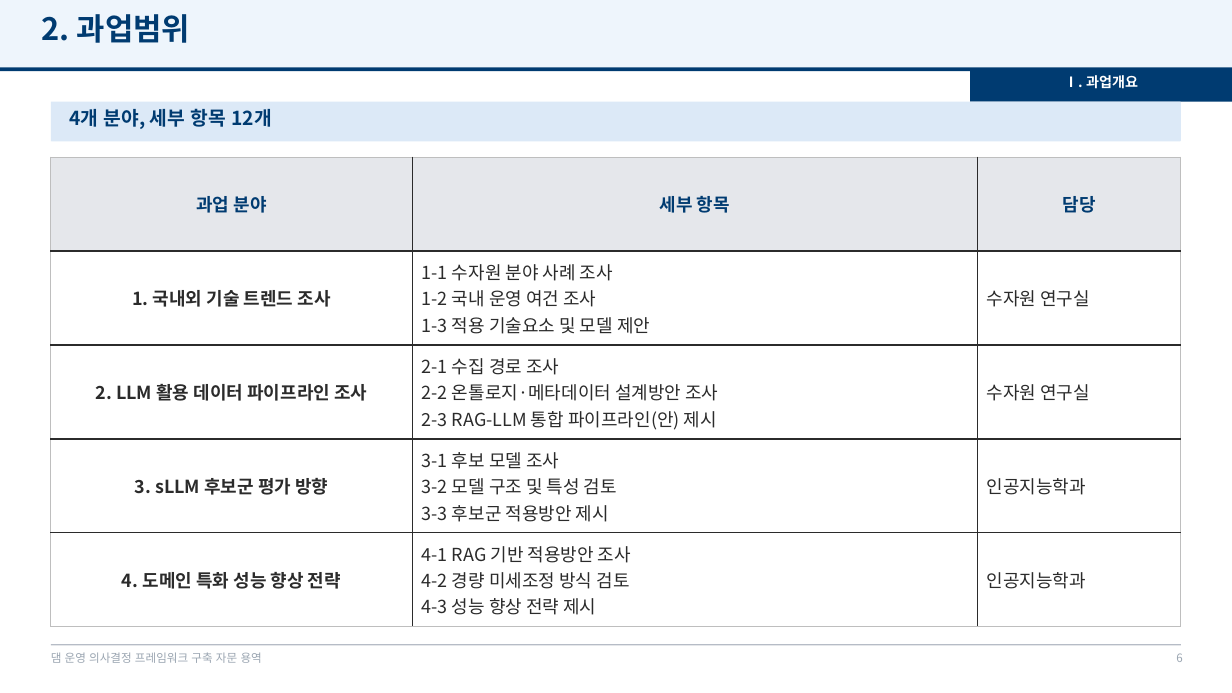
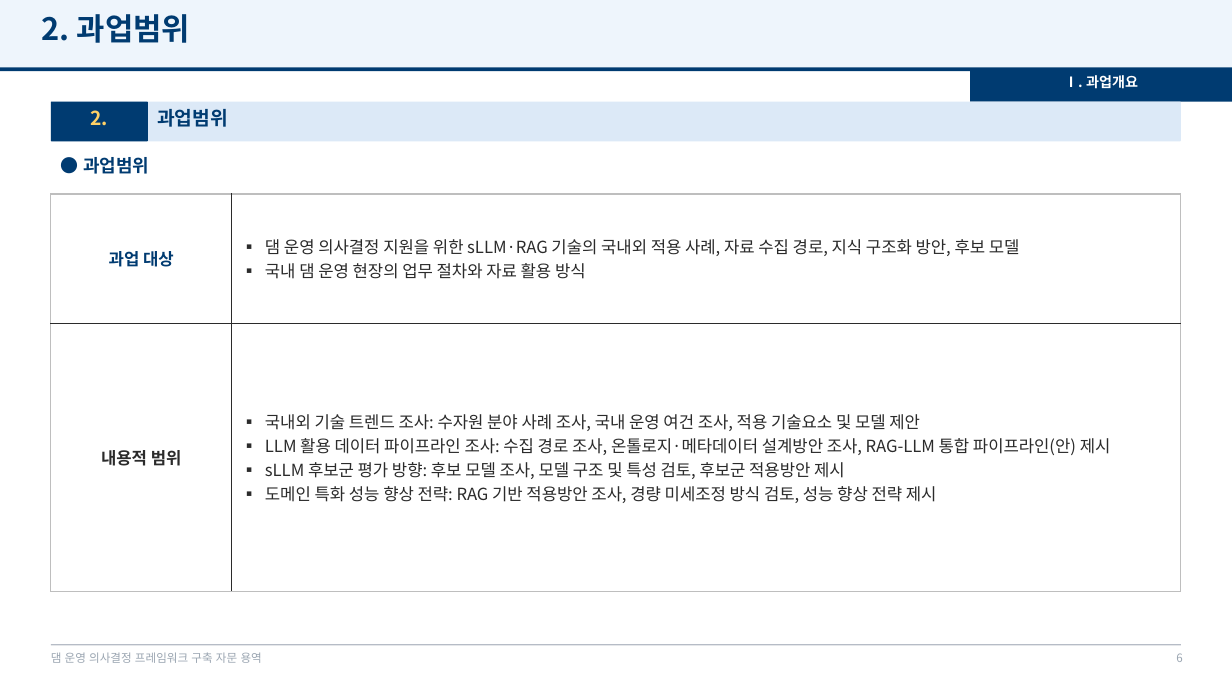
Before and after one commit to mkm1119/KGRAG-LLM, a slide deck: slide 6 of project_khnp/2026.12.09_최종보고회_발표자료_템플릿.pptx. Drawn at 1232x693 pixels with LibreOffice and Linux fonts; fonts in the diff are those of the drawing; background and template pictures are left out. Boxes give left, top, right and bottom in pixels: in the first picture for what was removed or moved away, otherwise in the second. Text is boxed around its words. In the diff, an @@ line names an element or a change of style, - is before the commit and + after.

```diff
--- a/project_khnp/2026.12.09_최종보고회_발표자료_템플릿.pptx
+++ b/project_khnp/2026.12.09_최종보고회_발표자료_템플릿.pptx
@@ rounded rectangle added at <box>51,102,148,141</box>, fill #003B71 @@
@@ text removed at <box>69,108,271,129</box> @@
-4개 분야, 세부 항목 12개
@@ text added at <box>91,110,109,126</box>, 15 pt, text #FFD166, bold @@
+2.
@@ text added at <box>157,109,228,127</box>, 15 pt, text #003B71, bold @@
+과업범위
@@ text added at <box>83,157,149,174</box>, 14 pt, text #003B71, bold @@
+● 과업범위
@@ table at <box>51,194,1181,592</box> @@
-과업 분야 | 세부 항목 | 담당
-1. 국내외 기술 트렌드 조사 | 1-1 수자원 분야 사례 조사 / 1-2 국내 운영 여건 조사 / 1-3 적용 기술요소 및 모델 제안 | 수자원 연구실
-2. LLM 활용 데이터 파이프라인 조사 | 2-1 수집 경로 조사 / 2-2 온톨로지·메타데이터 설계방안 조사 / 2-3 RAG-LLM 통합 파이프라인(안) 제시 | 수자원 연구실
-3. sLLM 후보군 평가 방향 | 3-1 후보 모델 조사 / 3-2 모델 구조 및 특성 검토 / 3-3 후보군 적용방안 제시 | 인공지능학과
-4. 도메인 특화 성능 향상 전략 | 4-1 RAG 기반 적용방안 조사 / 4-2 경량 미세조정 방식 검토 / 4-3 성능 향상 전략 제시 | 인공지능학과
+과업 대상 | ▪ 댐 운영 의사결정 지원을 위한 sLLM·RAG 기술의 국내외 적용 사례, 자료 수집 경로, 지식 구조화 방안, 후보 모델 / ▪ 국내 댐 운영 현장의 업무 절차와 자료 활용 방식
+내용적 범위 | ▪ 국내외 기술 트렌드 조사: 수자원 분야 사례 조사, 국내 운영 여건 조사, 적용 기술요소 및 모델 제안 / ▪ LLM 활용 데이터 파이프라인 조사: 수집 경로 조사, 온톨로지·메타데이터 설계방안 조사, RAG-LLM 통합 파이프라인(안) 제시 / ▪ sLLM 후보군 평가 방향: 후보 모델 조사, 모델 구조 및 특성 검토, 후보군 적용방안 제시 / ▪ 도메인 특화 성능 향상 전략: RAG 기반 적용방안 조사, 경량 미세조정 방식 검토, 성능 향상 전략 제시
@@ table: place and size @@
-table at <box>51,157,1181,628</box>
+table at <box>51,194,1181,592</box>
```
Also in this commit, not shown: 18 other slides changed, 15 slides added, 3 slides removed, 1 other file.
